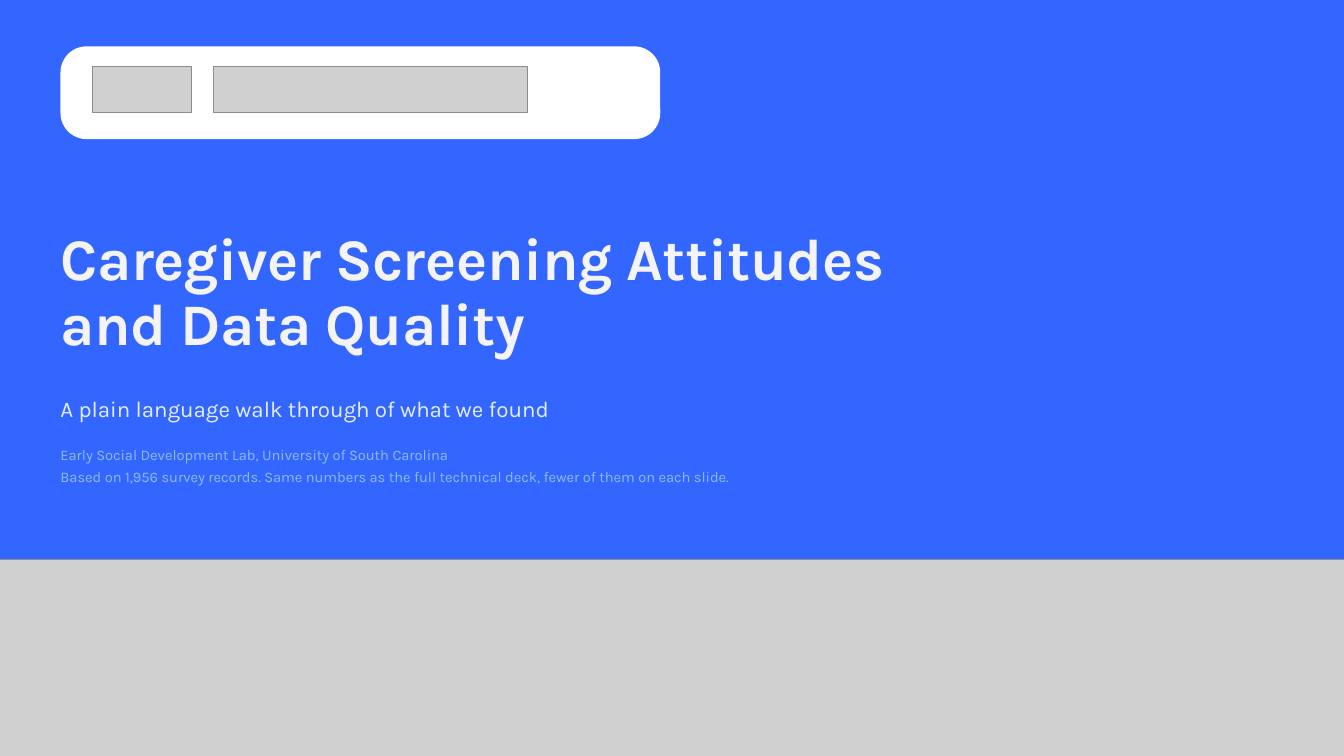
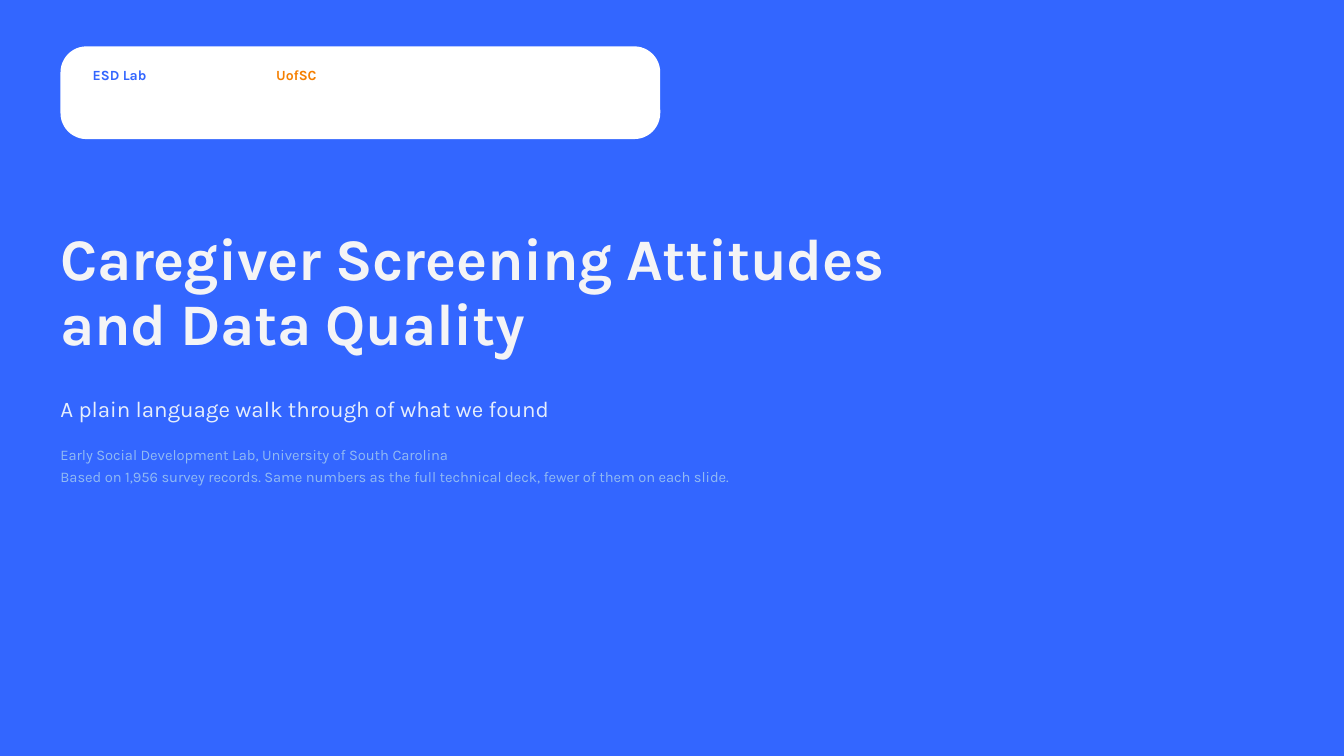
Before and after one commit to namo507/esd-redcap-metadata-watcher, a slide deck: slide 1 of projects/caregiver-cluster-analysis/ESD_Caregiver_Findings_Plain_Language.pptx. Drawn at 1344x756 pixels with LibreOffice and Linux fonts; fonts in the diff are those of the drawing; grey boxes stand for pictures. Boxes give left, top, right and bottom in pixels: in the first picture for what was removed or moved away, otherwise in the second. Text is boxed around its words. In the diff, an @@ line names an element or a change of style, - is before the commit and + after.

```diff
--- a/projects/caregiver-cluster-analysis/ESD_Caregiver_Findings_Plain_Language.pptx
+++ b/projects/caregiver-cluster-analysis/ESD_Caregiver_Findings_Plain_Language.pptx
@@ picture removed at <box>93,67,192,113</box> @@
@@ text added at <box>93,70,147,80</box>, 10 pt, text #3366FF, bold @@
+ESD Lab
@@ picture removed at <box>214,67,527,113</box> @@
@@ text added at <box>276,70,316,81</box>, 10 pt, text #F57F00, bold @@
+UofSC
@@ picture removed at <box>0,560,1344,756</box> @@
```
Also in this commit, not shown: 9 other slides changed, 36 other files.
